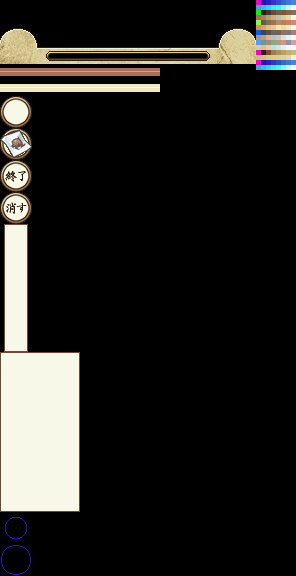
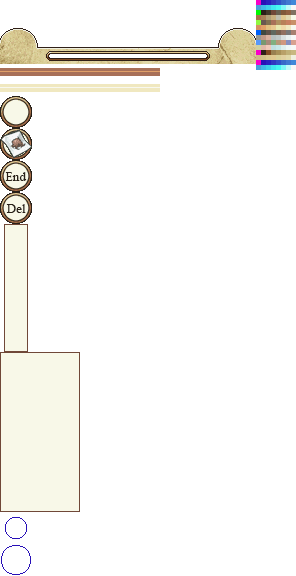
Revision of a layered (296, 576) image; what changed, layer by layer:
painted on "CTC_CMD_01_7_0" over (x1=5, y1=171, x2=27, y2=182)
painted on "CTC_CMD_01_9_0" over (x1=6, y1=202, x2=27, y2=214)
